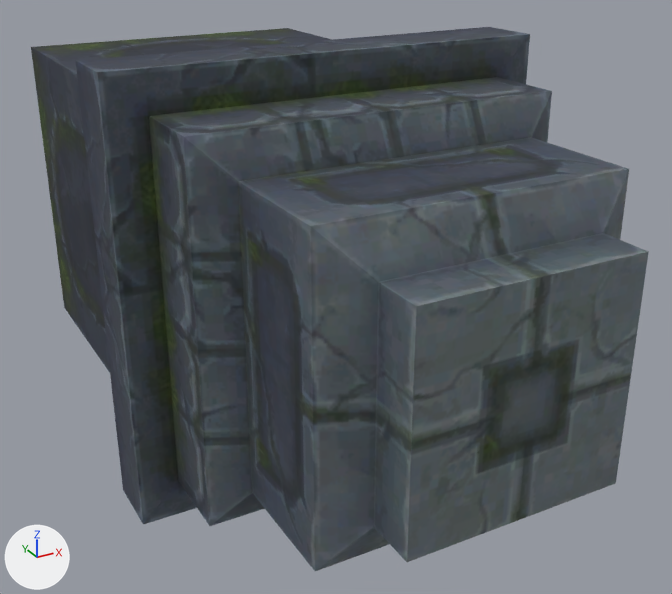
Two versions of the OBJ model sceneobjs/huodong_fuben_234/huodong_fuben_234_zhuzi_02.obj, one commit apart.
Rendered twice from a 50 mm lens placed at (-355.0, -1041.0, 305.0), pointed at (21.0, -356.0, -37.0). The axes (+X, +Y, +Z) are drawn at lower left. The lights are the same throughout. Where no turn or scale is listed for an object, it has been applied to the vertices.

Objects in the first picture: 'huodong_fuben_234_zhuzi_02'.
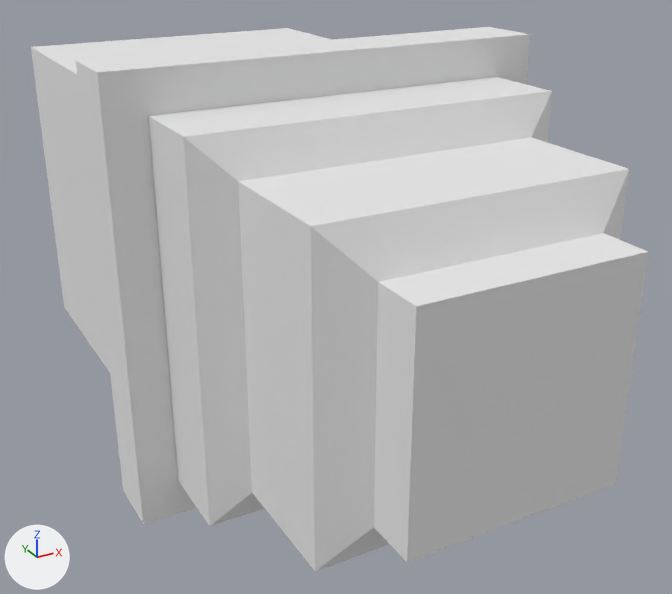
Changed parts and their boxes (x1, y1, x2, y2) in the pictures (672 x 594 px):
'huodong_fuben_234_zhuzi_02', recoloured
    both: (31, 27, 649, 571)

The edits, one by one:
Material 'material_1' (mat_material_1_1) is new.
Its base color is (0.8, 0.8, 0.8) (white #e7e7e7).
Its roughness is 1.0.
me_huodong_fuben_234_zhuzi_02 has 40 vertices, 66 faces and spans x -188.0..188.0, y -649.0..0.0, z -186.0..190.0.
me_huodong_fuben_234_zhuzi_02 no longer uses material mat_material_1 (picture img_huodong_fuben_234_zhuzi_02_png).
me_huodong_fuben_234_zhuzi_02 now uses material mat_material_1_1 (white #e7e7e7).
